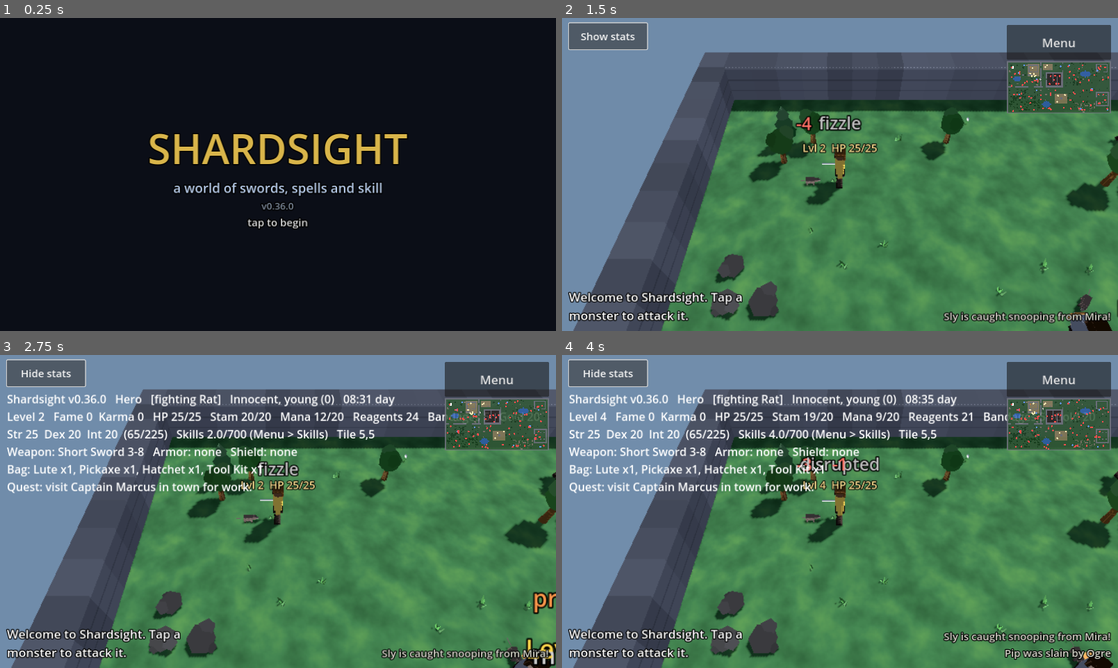
Above: before the commit, frames 1-4 (two rows, left to right).
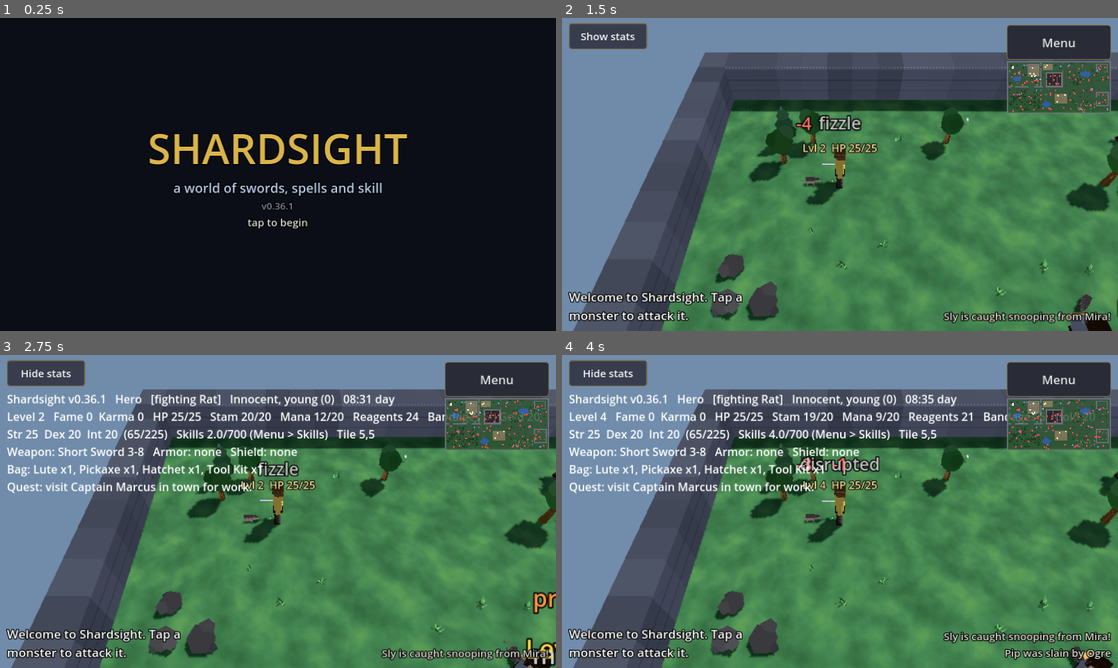
Above: after the commit, the same moments.

Repository: luckovsdeniss-denlu/Shardsight
Game: Godot game, scene res://scenes/main.tscn
Two runs of this game, one before a commit and one after it. Both use one fixed random seed, a clock stepped at 60 frames per second and the inputs below.
Inputs:
- Up to frame 1 (0.25 s): no input
- Up to frame 2 (1.5 s): click "Hide stats" at 0.5 s; click "Hide stats" at 1.25 s
- Up to frame 3 (2.75 s): click "Show stats" at 2 s
- Up to frame 4 (4 s): click "Hide stats" at 2.75 s; click "Show stats" at 3.5 s

The runs differ from the first frame. In frame 1, less than 0.1% of the frame differs, in the area x 51-53%, y 59-62%; in frame 2, 2.7%; in frame 3, 2.8%; in frame 4, 2.8%, in the area x 1-99%, y 1-16%.

Commit message:
v0.36.1: make buttons and panels solid via the default theme (the window theme never reached the menus)
Co-Authored-By: Claude Opus 5.5 <noreply@anthropic.com>
Claude-Session: https://claude.ai/code/session_01H6LNxUGdbevPyoRQBBzvxK

Diff:
--- a/project.godot
+++ b/project.godot
@@ -4,7 +4,7 @@
 [application]
 
 config/name="Shardsight"
-config/version="0.36.0"
+config/version="0.36.1"
 run/main_scene="res://scenes/main.tscn"
 config/features=PackedStringArray("4.3", "GL Compatibility")
 config/icon="res://icon.svg"
--- a/scripts/main.gd
+++ b/scripts/main.gd
@@ -128,7 +128,7 @@
 	add_child(cam)
 	cam.make_current()
 
-	get_tree().root.theme = _solid_theme()     # buttons and panels with solid backgrounds
+	_make_ui_solid(ThemeDB.get_default_theme())   # buttons and panels with solid backgrounds
 	var layer := CanvasLayer.new()
 	add_child(layer)
 	# Upper left: a button that shows or hides the stats text under it.
@@ -2709,9 +2709,10 @@
 
 # --- the corner menu and its switches ------------------------------------------------
 
-## A theme with opaque buttons and panels (Godot's default ones are see-through).
-func _solid_theme() -> Theme:
-	var t := Theme.new()
+## Makes the buttons and panels opaque (Godot's default ones are see-through). Applied to the
+## engine's default theme, so it reaches every menu (a theme set on the window doesn't pass
+## through the CanvasLayer the menus live on).
+func _make_ui_solid(t: Theme) -> void:
 	var looks := {
 		"normal": Color(0.16, 0.17, 0.21), "hover": Color(0.22, 0.24, 0.30),
 		"pressed": Color(0.30, 0.33, 0.42), "disabled": Color(0.12, 0.12, 0.14),
@@ -2738,7 +2739,6 @@
 	panel.set_corner_radius_all(8)
 	t.set_stylebox("panel", "PanelContainer", panel)
 	t.set_stylebox("panel", "Panel", panel)
-	return t
 
 
 func _corner_add(b: Button) -> void:
Not shown, changed: CHANGELOG.md
